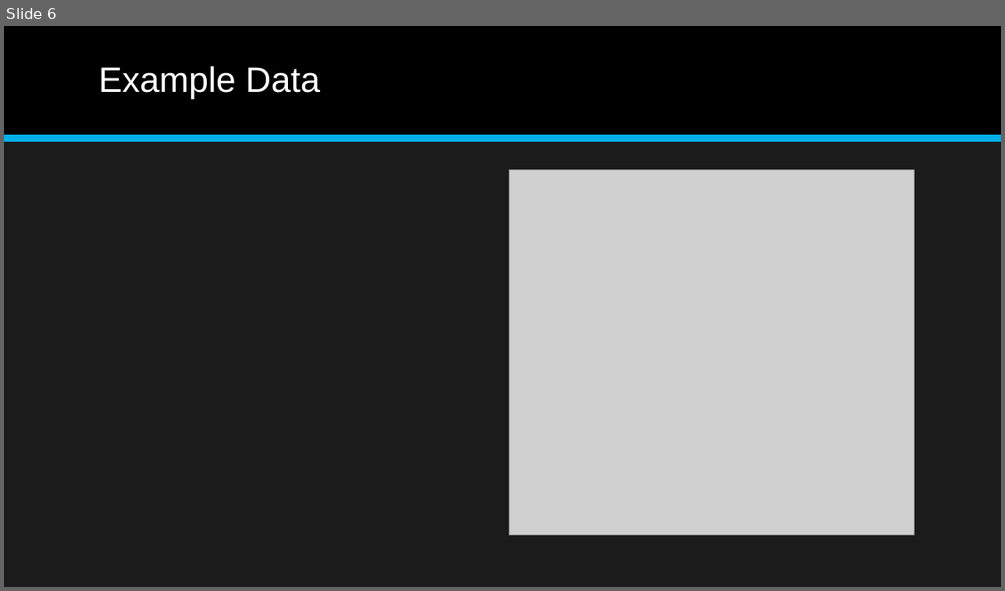
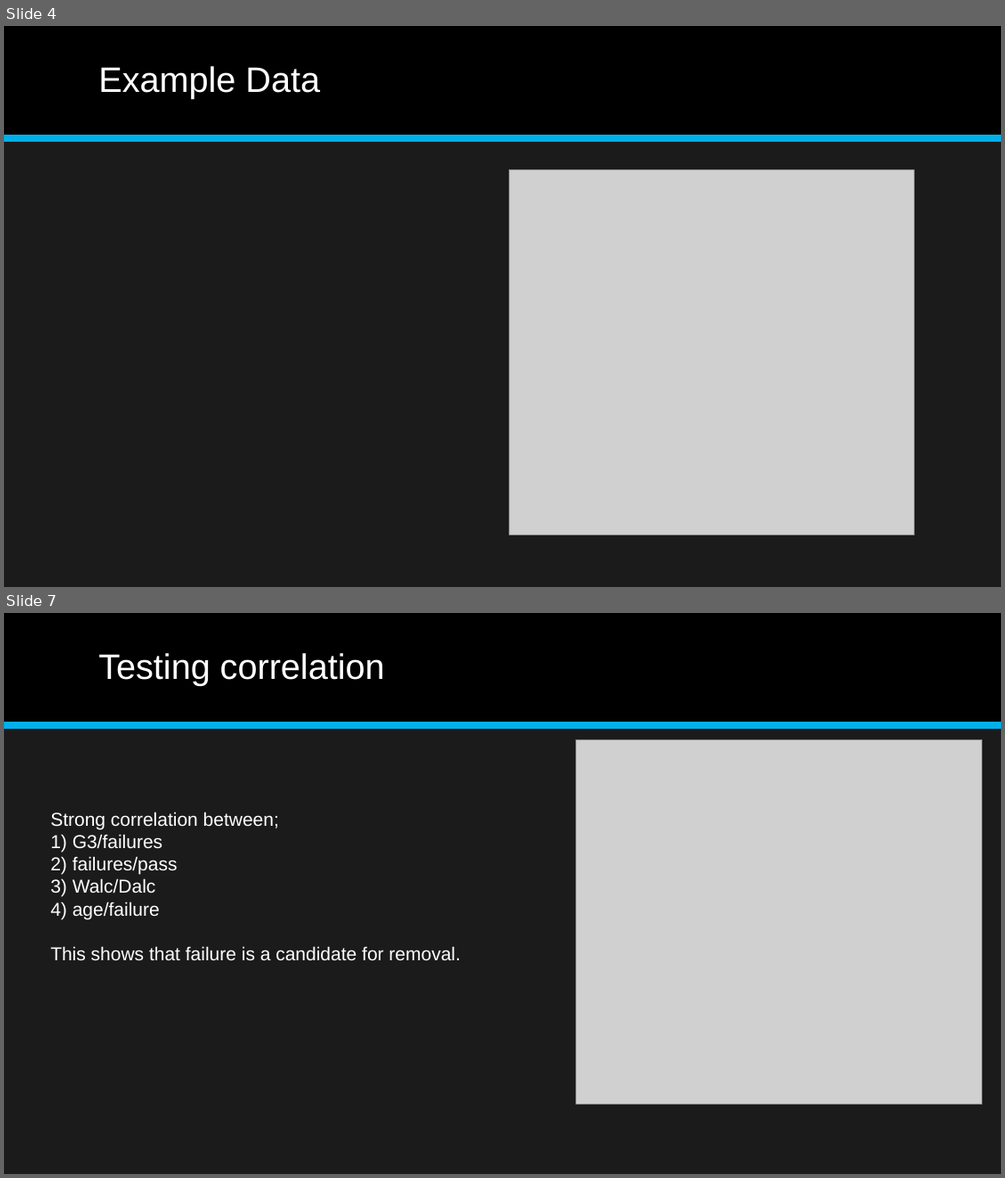
Before and after one commit to aajunwa/capstone, a slide deck: Student Alcohol Consumption Data Science Project.pptx. Shown one above the other, each under a label of ours: slide 6 before the commit, slides 4 and 7 after it; the slides between them are not shown. The pictures are 1005x591 and 1005x1178 pixels, drawn with LibreOffice and Linux fonts; fonts in the diff are those of the drawing; grey boxes stand for pictures. Boxes give left, top, right and bottom in pixels: in the first picture for what was removed or moved away, otherwise in the second. Text is boxed around its words. In the diff, an @@ line names an element or a change of style, - is before the commit and + after.

```diff
--- a/Student Alcohol Consumption Data Science Project.pptx
+++ b/Student Alcohol Consumption Data Science Project.pptx
@@ slide 7 added at [4, 613, 1001, 1174], background #1B1B1B; not listed: 2 template elements that a slide beside it also shows @@
@@ title added at [98, 653, 385, 686], 34 pt, text #FFFFFF @@
+Testing correlation
@@ picture added at [576, 739, 982, 1104] @@
@@ text added at [50, 811, 460, 961], 18 pt, text #FFFFFF @@
+Strong correlation between;
+1) G3/failures
+2) failures/pass
+3) Walc/Dalc
+4) age/failure
+This shows that failure is a candidate for removal.
@@ what was slide 6 is now slide 4 @@
```
Also in this commit, not shown: 4 slides changed, 5 other slides added, 3 slides removed, 7 other files.
